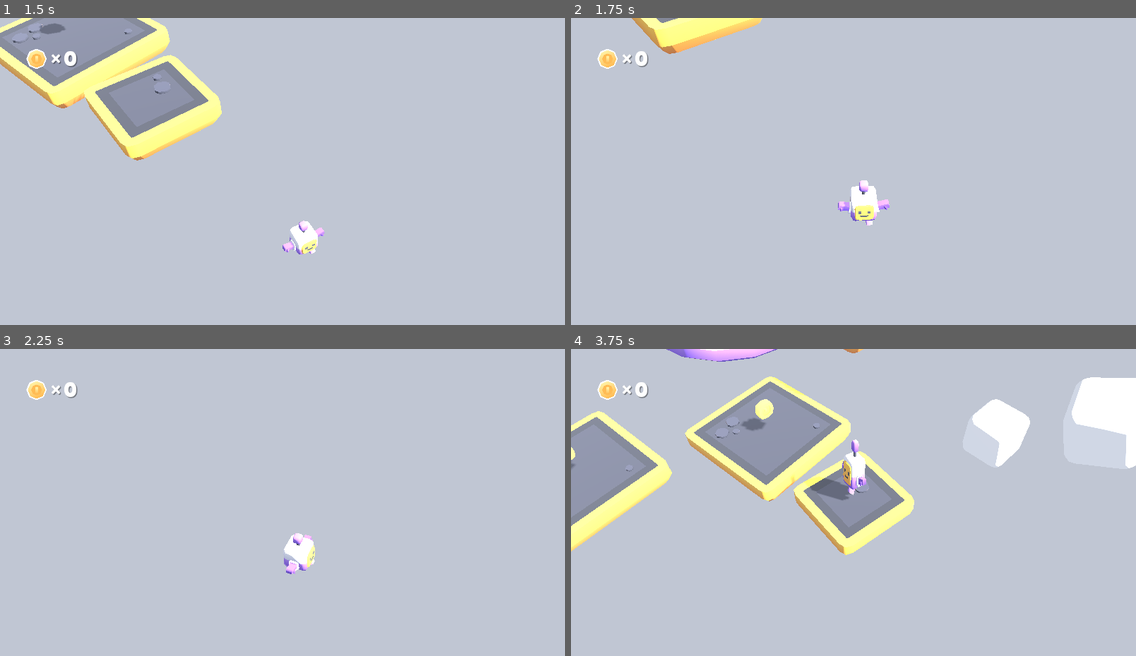
Above: before the commit, frames 1-4 (two rows, left to right).
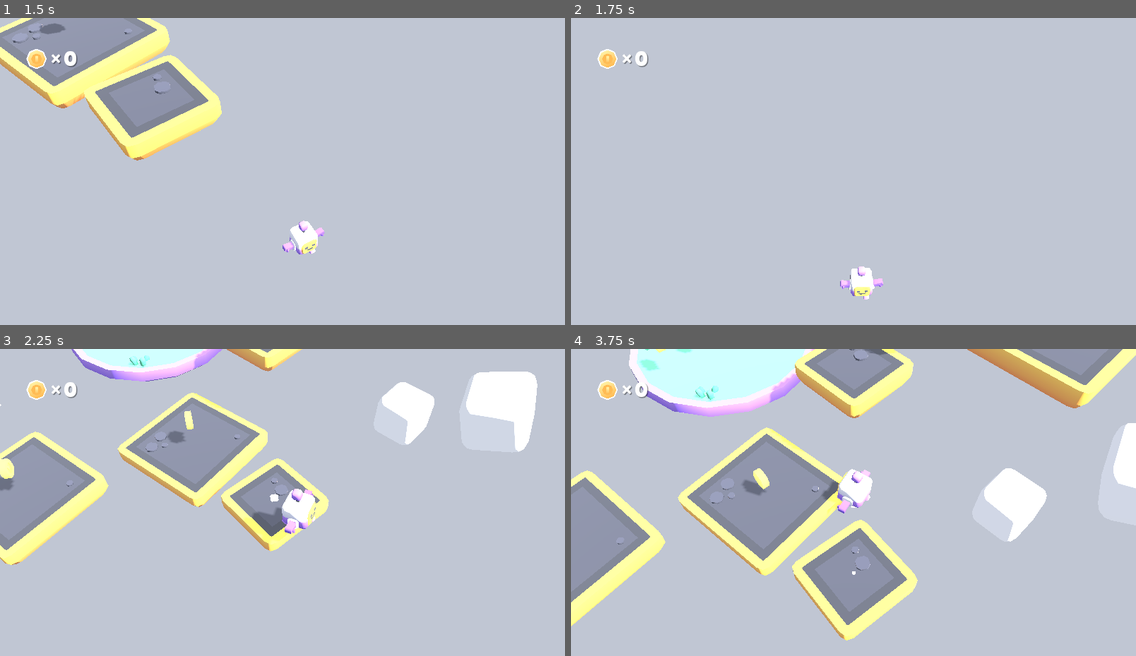
Above: after the commit, the same moments.

Repository: flower-water-games/td-shooter-systems
Game: Godot game, scene res://scenes/main.tscn
Two runs of this game, one before a commit and one after it. Both use one fixed random seed, a clock stepped at 60 frames per second and the inputs below.
Inputs:
- Up to frame 1 (1.5 s): hold D (move_right) 0.53-1.28 s; hold Space (jump) 0.53-1.28 s; hold S (move_back) from 1.28 s (still down); tap Down (camera_down) at 1.35 s
- Up to frame 2 (1.75 s): keep holding S (move_back); tap Space (jump) at 1.52, 1.55 s
- Up to frame 3 (2.25 s): tap Space (jump) at 1.82 s; release S (move_back) at 2.03 s; hold D (move_right) from 2.03 s (still down); hold Space (jump) from 2.03 s (still down); tap Left (camera_left) at 2.1 s
- Up to frame 4 (3.75 s): release D (move_right) at 2.78 s; release Space (jump) at 2.78 s; hold W (move_forward) 2.78-3.53 s; tap Right (camera_right) at 2.85 s; tap Space (jump) at 3.02, 3.05, 3.32 s; hold A (move_left) from 3.53 s (still down); hold Space (jump) from 3.53 s (still down); tap Up (camera_up) at 3.6 s

Frame 1 is identical in both runs. In frame 2, 2.7% of the frame differs, in the area x 10-57%, y 0-92%; in frame 3, 20%; in frame 4, 41%, in the area x 0-100%, y 0-95%.
Error after the commit: Invalid access to property or key 'jump_double' on a base object of type 'CharacterBody3D (Player)'. (res://scripts/statemachine/jump_state.gd:32)

Commit message:
fixed structure to keep all jump logic in jump state

Diff:
--- a/scripts/player.gd
+++ b/scripts/player.gd
@@ -16,8 +16,6 @@
 
 var previously_floored = false
 
-var jump_single = true
-var jump_double = true
 
 var coins = 0
 
@@ -122,13 +120,8 @@
 # Handle gravity
 
 func handle_gravity(delta):
-
 	gravity += 25 * delta
 
-	if gravity > 0 and is_on_floor():
-
-		jump_single = true
-		gravity = 0
 
 
 # Collecting coins
--- a/scripts/statemachine/jump_state.gd
+++ b/scripts/statemachine/jump_state.gd
@@ -3,23 +3,26 @@
 
 @export var jump_strength = 7.0
 
+var jump_single = true
+var jump_double = true
+
 func enter() -> void:
 	if player.is_on_floor():
 		player.gravity = -jump_strength
 		player.model.scale = Vector3(0.5, 1.5, 0.5)
-		player.jump_single = false
-		player.jump_double = true
+		jump_single = false
+		jump_double = true
 		Audio.play("res://sounds/jump.ogg")
-	elif player.jump_double:
+	elif jump_double:
 		player.gravity = -jump_strength
 		player.model.scale = Vector3(0.5, 1.5, 0.5)
-		player.jump_double = false
+		jump_double = false
 		Audio.play("res://sounds/jump.ogg")
 
 
 func physics_process(delta: float) -> void:
 	if player.is_on_floor():
-		player.jump_single = true
+		jump_single = true
 		player.gravity = 0
 		# activate state machine in player to transition to exit this state
 		player.state_machine.transition_to("IdleState")
